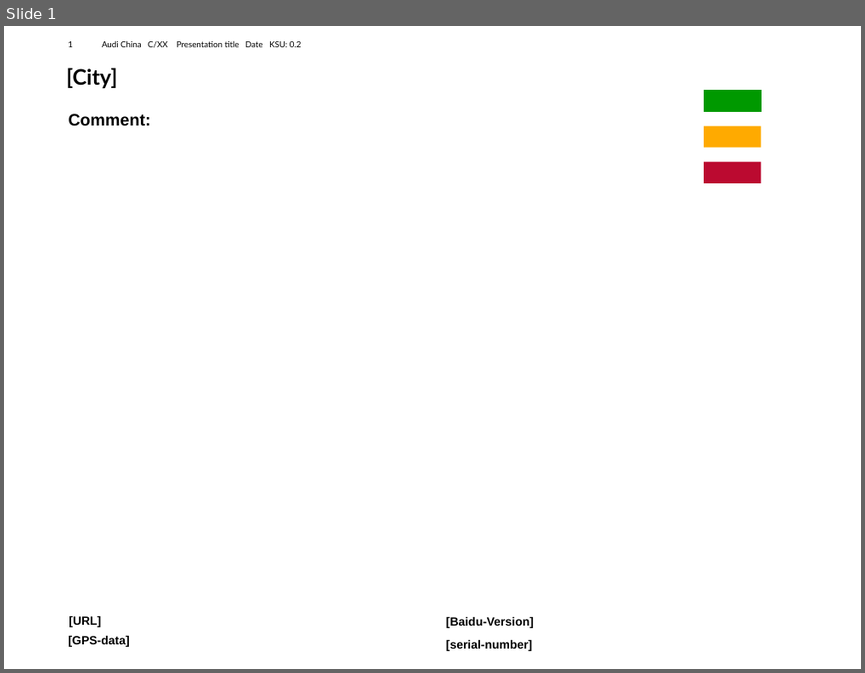
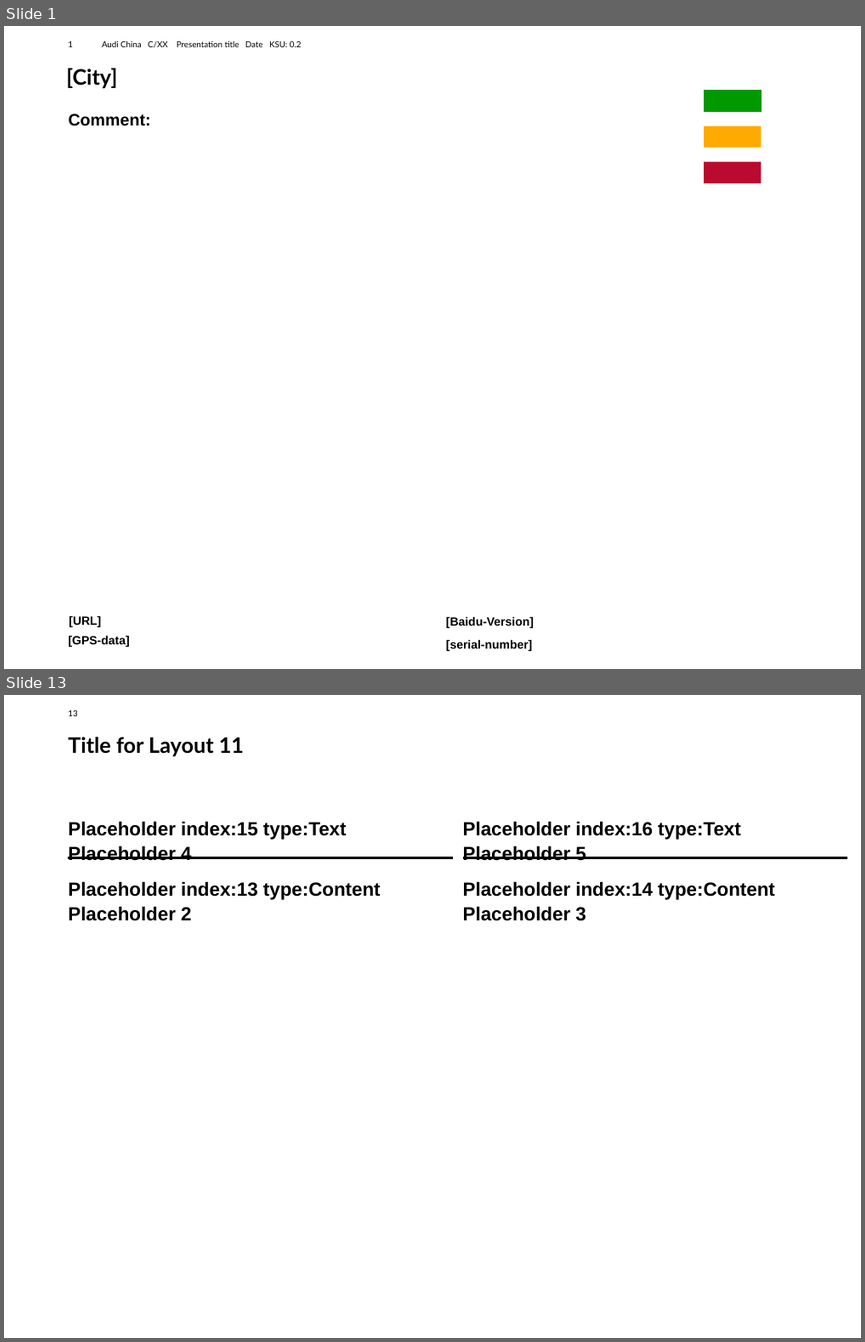
Before and after one commit to busted1212/AUDI_L3_WP1_Virtual_Drive, a slide deck: new-file-name.pptm. Shown one above the other, each under a label of ours: slide 1 before the commit, slides 1 and 13 after it; the slides between them are not shown. The pictures are 865x673 and 865x1342 pixels, drawn with LibreOffice and Linux fonts; fonts in the diff are those of the drawing; background and template pictures are left out. Boxes give left, top, right and bottom in pixels: in the first picture for what was removed or moved away, otherwise in the second. Text is boxed around its words. In the diff, an @@ line names an element or a change of style, - is before the commit and + after.

```diff
--- a/new-file-name.pptm
+++ b/new-file-name.pptm
@@ slide 13 added at (4,695,861,1338), background #FFFFFF; not listed: 1 template element that a slide beside it also shows @@
@@ title added at (68,737,244,757), 18 pt, text #000000, bold @@
+Title for Layout 11
@@ text added at (68,821,347,861), 16 pt, text #000000, bold @@
+Placeholder index:15 type:Text Placeholder 4
@@ text added at (463,821,741,861), 16 pt, text #000000, bold @@
+Placeholder index:16 type:Text Placeholder 5
@@ line added from (69, 858) to (453, 858), #000000 2.25 pt @@
@@ line added from (463, 858) to (847, 858), #000000 2.25 pt @@
@@ text added at (68,881,381,921), 16 pt, text #000000, bold @@
+Placeholder index:13 type:Content Placeholder 2
@@ text added at (463,881,775,921), 16 pt, text #000000, bold @@
+Placeholder index:14 type:Content Placeholder 3
```
Also in this commit, not shown: 19 other slides added, 1 slide removed, 18 other files.
